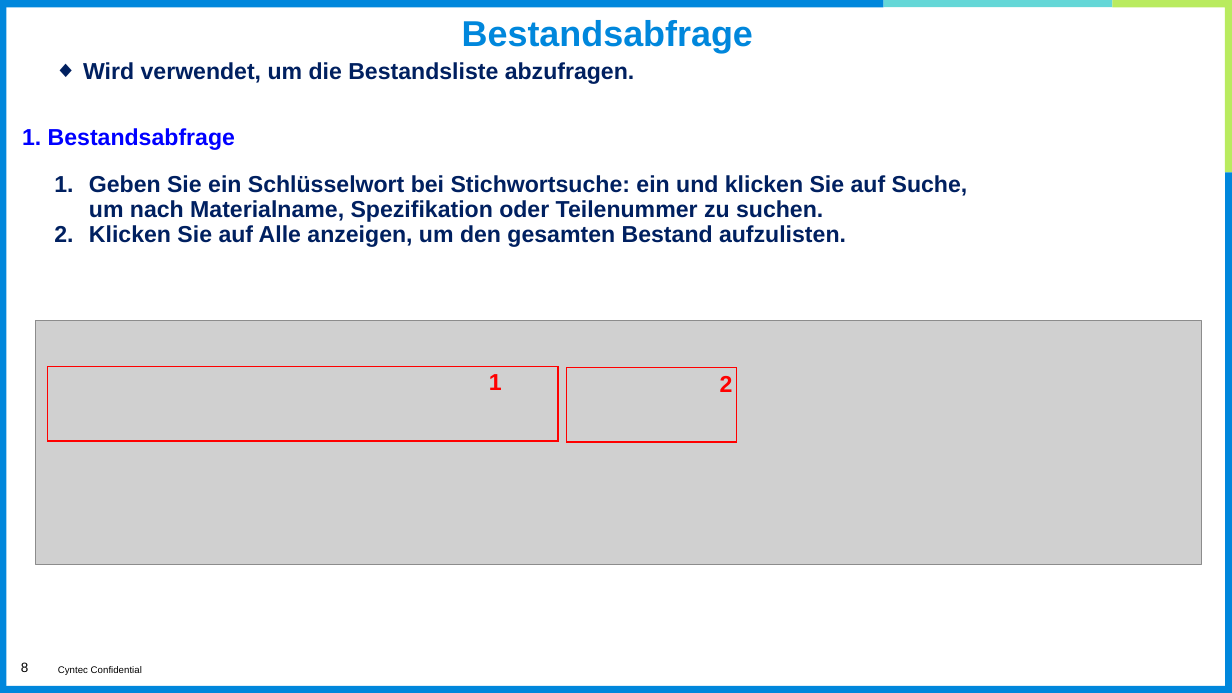
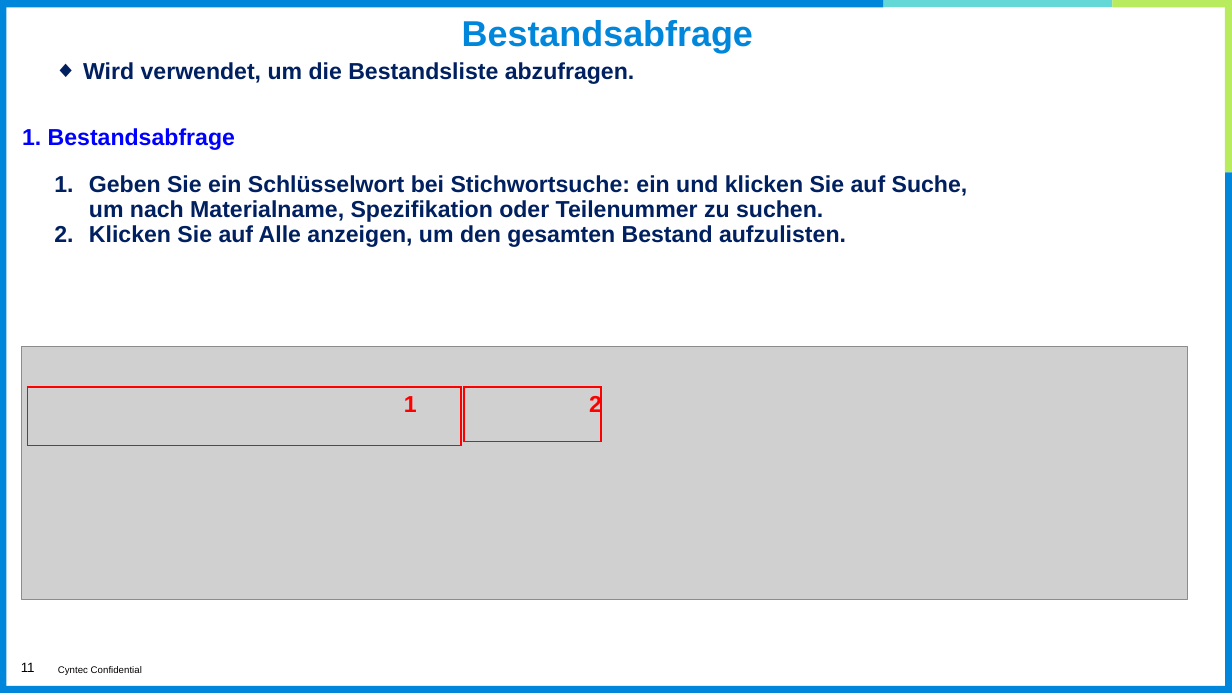
Before and after one commit to eHsuan/PartsManager, a slide deck: slide 11 of doc/Gebrauchsanweisung(Deutsch).pptx (slide 8 before the commit). Drawn at 1232x693 pixels with LibreOffice and Linux fonts; fonts in the diff are those of the drawing; grey boxes stand for pictures; background and template pictures are left out. Boxes give left, top, right and bottom in pixels: in the first picture for what was removed or moved away, otherwise in the second. Text is boxed around its words. In the diff, an @@ line names an element or a change of style, - is before the commit and + after.

```diff
--- a/doc/Gebrauchsanweisung(Deutsch).pptx
+++ b/doc/Gebrauchsanweisung(Deutsch).pptx
@@ picture: place and size @@
-picture at <box>35,321,1202,565</box>
+picture at <box>22,347,1188,600</box>
@@ rectangle: place and size @@
-rectangle at <box>47,367,557,442</box>
+rectangle at <box>28,387,461,446</box>
@@ text "1": place and size @@
-text "1" at <box>489,374,502,390</box>
+text "1" at <box>404,396,417,412</box>
@@ rectangle: place and size @@
-rectangle at <box>567,368,737,443</box>
+rectangle at <box>464,387,601,442</box>
@@ text "2" rewrapped from <box>720,376,733,392</box> to <box>589,393,602,417</box> @@
@@ page number at <box>21,662,35,672</box>: text changed @@
-8
+11
```
Also in this commit, not shown: 5 other slides changed, 3 slides added, 40 other files.
